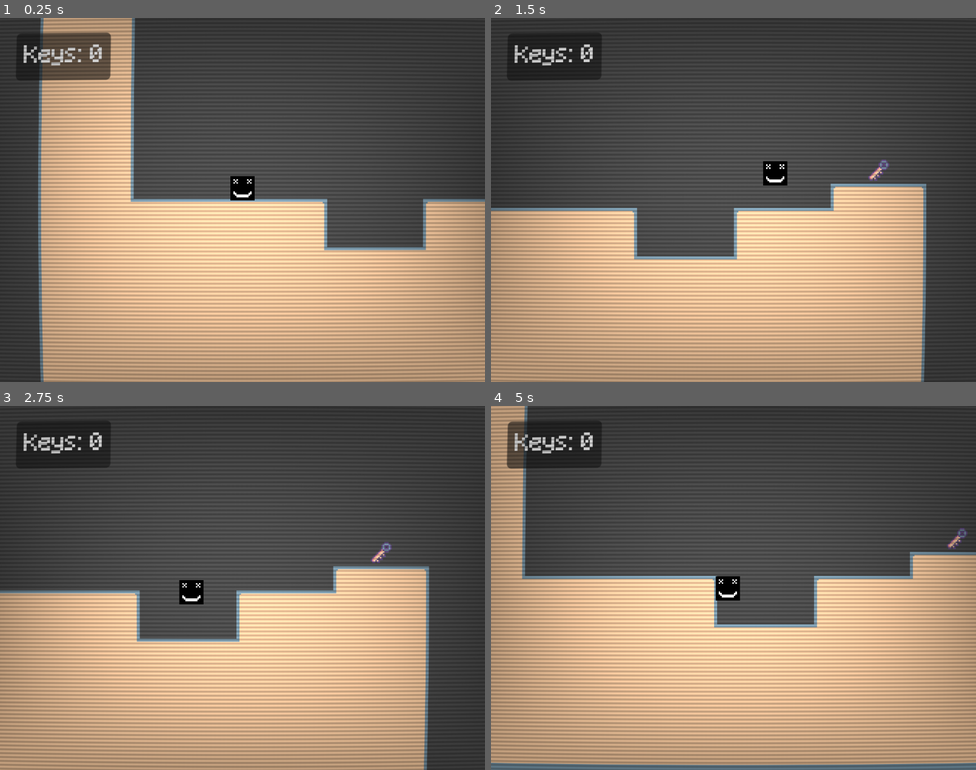
Above: before the commit, frames 1-4 (two rows, left to right).
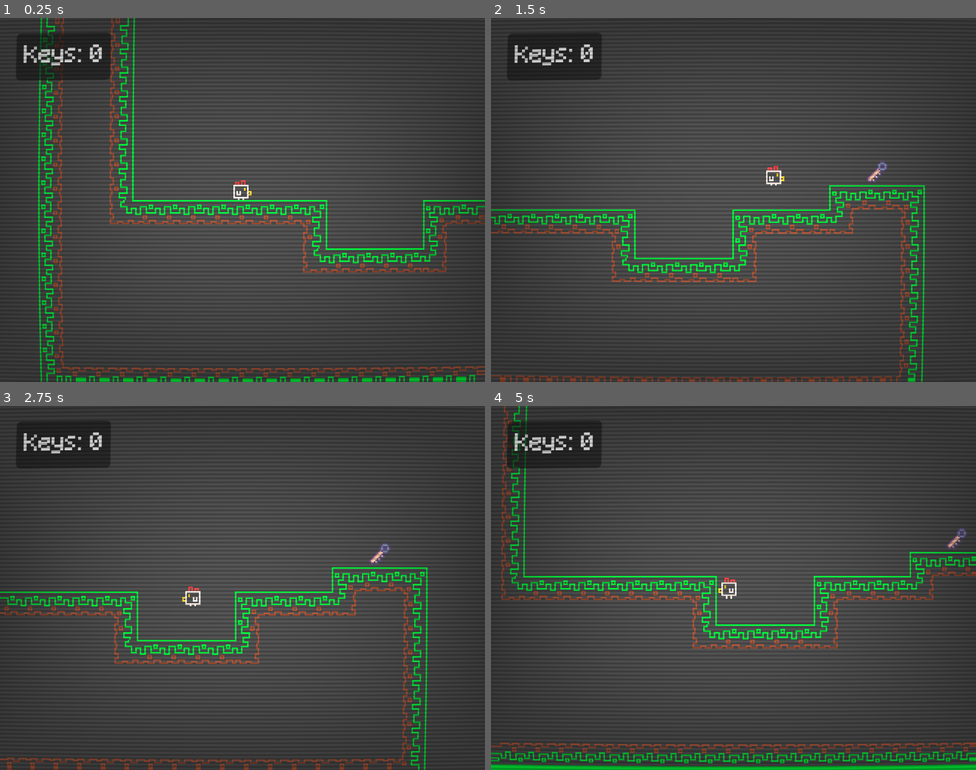
Above: after the commit, the same moments.

Repository: AashaStudios/DoodlyGameJam1
Game: Godot game, scene res://scenes/game.tscn
The game is run twice, just before and just after one commit, with the same random seed, the same clock (stepped at 60 frames per second) and the same inputs.
Inputs:
- Up to frame 1 (0.25 s): no input
- Up to frame 2 (1.5 s): hold Right (right) from 0.53 s (still down); tap Space (jump) at 0.6, 0.77, 1.07 s; tap Z (interact) at 1.35 s
- Up to frame 3 (2.75 s): tap Space (jump) at 1.52, 1.55, 1.82, 2.1 s; release Right (right) at 2.03 s; hold Left (left) from 2.03 s (still down)
- Up to frame 4 (5 s): release Left (left) at 2.78 s; hold Right (right) 2.78-4.28 s; tap Z (interact) at 2.85, 4.35 s; tap Space (jump) at 3.02, 3.05, 3.32, 3.6, 3.77, 4.07, 4.52, 4.55, 4.82 s; hold Left (left) from 4.28 s (still down)

The runs differ from the first frame. In frame 1, 54% of the frame differs, in the area x 7-100%, y 0-100%; in frame 2, 42%; in frame 3, 43%; in frame 4, 55%, in the area x 0-100%, y 0-100%.

Commit message:
Reworking on Textures

Diff:
--- a/misc/screen_effect.gdshader
+++ b/misc/screen_effect.gdshader
@@ -4,10 +4,10 @@
 uniform vec2 resolution = vec2(320.0, 180.0);
 
 uniform float scan_line_amount : hint_range(0.0, 1.0) = 0.5;
-uniform float warp_amount : hint_range(0.0, 1.0) = 0.05;
-uniform float vignette_amount : hint_range(0.0, 1.0) = 0.5;
+uniform float warp_amount : hint_range(0.0, 1.0) = 0.3;
+uniform float vignette_amount : hint_range(0.0, 1.0) = 0.7;
 uniform float vignette_intensity : hint_range(0.0, 1.0) = 0.3;
-uniform float grille_amount : hint_range(0.0, 1.0) = 0.05;
+uniform float grille_amount : hint_range(0.0, 1.0) = 0.1;
 uniform float brightness_boost : hint_range(1.0, 2.0) = 1.2;
 
 void fragment() {
--- a/scenes/game.tscn
+++ b/scenes/game.tscn
@@ -9,8 +9,8 @@
 [ext_resource type="PackedScene" uid="uid://42otgsm0wb1" path="res://scenes/key.tscn" id="7_u5sy4"]
 [ext_resource type="PackedScene" uid="uid://cwlllvffi8pyp" path="res://scenes/gate.tscn" id="8_gee14"]
 [ext_resource type="PackedScene" uid="uid://dvp6228m821h1" path="res://scenes/level_transition.tscn" id="10_vtaks"]
+[ext_resource type="PackedScene" uid="uid://bhtk04vniofgm" path="res://scenes/screen_effect.tscn" id="11_kvpfn"]
 [ext_resource type="PackedScene" uid="uid://b2b60qxnmke04" path="res://scenes/hud.tscn" id="12_dinhu"]
-[ext_resource type="Shader" uid="uid://cik2s3qn4pkmu" path="res://misc/screen_effect.gdshader" id="12_kvuet"]
 
 [sub_resource type="WorldBoundaryShape2D" id="WorldBoundaryShape2D_iywne"]
 
@@ -51,16 +51,6 @@
 &"RESET": SubResource("Animation_p57ef"),
 &"move": SubResource("Animation_u5sy4")
 }
-
-[sub_resource type="ShaderMaterial" id="ShaderMaterial_trtic"]
-shader = ExtResource("12_kvuet")
-shader_parameter/resolution = Vector2(320, 180)
-shader_parameter/scan_line_amount = 0.5
-shader_parameter/warp_amount = 0.05
-shader_parameter/vignette_amount = 0.5
-shader_parameter/vignette_intensity = 0.3
-shader_parameter/grille_amount = 0.05
-shader_parameter/brightness_boost = 1.2
 
 [node name="Game" type="Node2D" unique_id=1674291021]
 
@@ -190,11 +180,4 @@
 
 [node name="HUD" parent="UI" unique_id=448685970 instance=ExtResource("12_dinhu")]
 
-[node name="ColorRect" type="ColorRect" parent="UI" unique_id=2094646883]
-material = SubResource("ShaderMaterial_trtic")
-anchors_preset = 15
-anchor_right = 1.0
-anchor_bottom = 1.0
-grow_horizontal = 2
-grow_vertical = 2
-mouse_filter = 2
+[node name="ScreenEffect" parent="UI" unique_id=2033616894 instance=ExtResource("11_kvpfn")]
--- a/scenes/player.gd
+++ b/scenes/player.gd
@@ -8,7 +8,7 @@
 
 var coyote_time_activated: bool = false
 
-@onready var sprite: Sprite2D = $Sprite2D
+@onready var sprite: AnimatedSprite2D = $AnimatedSprite2D
 @onready var jump_buffer_timer: Timer = $Timer/JumpBufferTimer
 @onready var coyote_timer: Timer = $Timer/CoyoteTimer
 
--- a/scenes/player.tscn
+++ b/scenes/player.tscn
@@ -1,21 +1,90 @@
 [gd_scene format=3 uid="uid://dm3yrmuptnl6h"]
 
-[ext_resource type="Texture2D" uid="uid://ddhwplfm631t" path="res://assets/player.png" id="1_3vyb7"]
 [ext_resource type="Script" uid="uid://bejjrpw1i3l5y" path="res://scenes/player.gd" id="1_g2els"]
+[ext_resource type="Texture2D" uid="uid://bn8ppqax31qjs" path="res://assets/player_sprite.png" id="2_qhqgy"]
+
+[sub_resource type="AtlasTexture" id="AtlasTexture_dqkch"]
+atlas = ExtResource("2_qhqgy")
+region = Rect2(0, 0, 16, 16)
+
+[sub_resource type="AtlasTexture" id="AtlasTexture_qlg0r"]
+atlas = ExtResource("2_qhqgy")
+region = Rect2(16, 0, 16, 16)
+
+[sub_resource type="AtlasTexture" id="AtlasTexture_qhqgy"]
+atlas = ExtResource("2_qhqgy")
+region = Rect2(16, 16, 16, 16)
+
+[sub_resource type="AtlasTexture" id="AtlasTexture_tuyoq"]
+atlas = ExtResource("2_qhqgy")
+region = Rect2(0, 16, 16, 16)
+
+[sub_resource type="AtlasTexture" id="AtlasTexture_fjrip"]
+atlas = ExtResource("2_qhqgy")
+region = Rect2(16, 16, 16, 16)
+
+[sub_resource type="AtlasTexture" id="AtlasTexture_smehm"]
+atlas = ExtResource("2_qhqgy")
+region = Rect2(32, 16, 16, 16)
+
+[sub_resource type="AtlasTexture" id="AtlasTexture_ur7pv"]
+atlas = ExtResource("2_qhqgy")
+region = Rect2(48, 16, 16, 16)
+
+[sub_resource type="SpriteFrames" id="SpriteFrames_tuyoq"]
+animations = [{
+"frames": [{
+"duration": 1.0,
+"texture": SubResource("AtlasTexture_dqkch")
+}, {
+"duration": 1.0,
+"texture": SubResource("AtlasTexture_qlg0r")
+}],
+"loop": true,
+"name": &"idle",
+"speed": 5.0
+}, {
+"frames": [{
+"duration": 1.0,
+"texture": SubResource("AtlasTexture_qhqgy")
+}],
+"loop": true,
+"name": &"jump",
+"speed": 5.0
+}, {
+"frames": [{
+"duration": 1.0,
+"texture": SubResource("AtlasTexture_tuyoq")
+}, {
+"duration": 1.0,
+"texture": SubResource("AtlasTexture_fjrip")
+}, {
+"duration": 1.0,
+"texture": SubResource("AtlasTexture_smehm")
+}, {
+"duration": 1.0,
+"texture": SubResource("AtlasTexture_ur7pv")
+}],
+"loop": true,
+"name": &"run",
+"speed": 5.0
+}]
 
 [sub_resource type="CircleShape2D" id="CircleShape2D_3vyb7"]
-radius = 7.0
+radius = 6.0
 
 [node name="Player" type="CharacterBody2D" unique_id=112369351]
 collision_layer = 2
 script = ExtResource("1_g2els")
 
-[node name="Sprite2D" type="Sprite2D" parent="." unique_id=2063218741]
+[node name="AnimatedSprite2D" type="AnimatedSprite2D" parent="." unique_id=1071388701]
 position = Vector2(0, -8)
-texture = ExtResource("1_3vyb7")
+sprite_frames = SubResource("SpriteFrames_tuyoq")
+animation = &"idle"
+autoplay = "idle"
 
 [node name="CollisionShape2D" type="CollisionShape2D" parent="." unique_id=1002988508]
-position = Vector2(0, -8)
+position = Vector2(-1, -6)
 shape = SubResource("CircleShape2D_3vyb7")
 
 [node name="Timer" type="Node" parent="." unique_id=583534911]
--- /dev/null
+++ b/scenes/screen_effect.tscn
@@ -0,0 +1,22 @@
+[gd_scene format=3 uid="uid://bhtk04vniofgm"]
+
+[ext_resource type="Shader" uid="uid://cik2s3qn4pkmu" path="res://misc/screen_effect.gdshader" id="1_y61co"]
+
+[sub_resource type="ShaderMaterial" id="ShaderMaterial_trtic"]
+shader = ExtResource("1_y61co")
+shader_parameter/resolution = Vector2(320, 180)
+shader_parameter/scan_line_amount = 0.5
+shader_parameter/warp_amount = 0.05
+shader_parameter/vignette_amount = 0.5
+shader_parameter/vignette_intensity = 0.3
+shader_parameter/grille_amount = 0.05
+shader_parameter/brightness_boost = 1.2
+
+[node name="ScreenEffect" type="ColorRect" unique_id=2033616894]
+material = SubResource("ShaderMaterial_trtic")
+anchors_preset = 15
+anchor_right = 1.0
+anchor_bottom = 1.0
+grow_horizontal = 2
+grow_vertical = 2
+mouse_filter = 2
--- a/scenes/spike.tscn
+++ b/scenes/spike.tscn
@@ -11,4 +11,4 @@
 [node name="Killzone" parent="." unique_id=247628752 instance=ExtResource("2_d2mqm")]
 
 [node name="CollisionPolygon2D" type="CollisionPolygon2D" parent="Killzone" unique_id=862800897]
-polygon = PackedVector2Array(-8, 8, 8, 8, 5, -6, -5, -6)
+polygon = PackedVector2Array(-7, 8, 6, 8, 5, -1, -6, -1)
--- a/scenes/tileset.tres
+++ b/scenes/tileset.tres
@@ -1,6 +1,7 @@
 [gd_resource type="TileSet" format=3 uid="uid://cqfbbr1ip4y1q"]
 
 [ext_resource type="Texture2D" uid="uid://ckvk8sl22lncu" path="res://assets/tileset.png" id="1_8ftsr"]
+[ext_resource type="Texture2D" uid="uid://33q2ga81abwq" path="res://assets/Environment.png" id="2_glnwb"]
 
 [sub_resource type="TileSetAtlasSource" id="TileSetAtlasSource_lnu2h"]
 texture = ExtResource("1_8ftsr")
@@ -381,9 +382,89 @@
 6:6/0/terrains_peering_bit/left_side = 0
 6:6/0/terrains_peering_bit/top_side = 0
 
+[sub_resource type="TileSetAtlasSource" id="TileSetAtlasSource_ge83f"]
+texture = ExtResource("2_glnwb")
+5:0/0 = 0
+5:1/0 = 0
+5:2/0 = 0
+5:3/0 = 0
+5:4/0 = 0
+6:0/0 = 0
+6:1/0 = 0
+6:2/0 = 0
+6:3/0 = 0
+6:4/0 = 0
+7:0/0 = 0
+7:1/0 = 0
+7:2/0 = 0
+7:3/0 = 0
+7:4/0 = 0
+8:0/0 = 0
+8:1/0 = 0
+8:2/0 = 0
+8:3/0 = 0
+8:4/0 = 0
+9:0/0 = 0
+9:1/0 = 0
+9:2/0 = 0
+9:3/0 = 0
+9:4/0 = 0
+10:0/0 = 0
+10:1/0 = 0
+10:2/0 = 0
+10:3/0 = 0
+10:4/0 = 0
+11:0/0 = 0
+11:1/0 = 0
+11:2/0 = 0
+11:3/0 = 0
+11:4/0 = 0
+12:0/0 = 0
+12:1/0 = 0
+12:2/0 = 0
+12:3/0 = 0
+12:4/0 = 0
+13:0/0 = 0
+13:1/0 = 0
+13:2/0 = 0
+13:3/0 = 0
+13:4/0 = 0
+14:0/0 = 0
+14:1/0 = 0
+14:2/0 = 0
+14:3/0 = 0
+14:4/0 = 0
+4:0/0 = 0
+3:1/0 = 0
+0:0/0 = 0
+0:1/0 = 0
+0:2/0 = 0
+0:3/0 = 0
+0:4/0 = 0
+0:5/0 = 0
+0:6/0 = 0
+0:7/0 = 0
+0:8/0 = 0
+0:9/0 = 0
+0:10/0 = 0
+0:11/0 = 0
+0:12/0 = 0
+0:13/0 = 0
+0:14/0 = 0
+0:15/0 = 0
+0:16/0 = 0
+0:17/0 = 0
+0:18/0 = 0
+0:19/0 = 0
+0:20/0 = 0
+0:21/0 = 0
+0:22/0 = 0
+0:23/0 = 0
+
 [resource]
 physics_layer_0/collision_layer = 1
 terrain_set_0/mode = 0
 terrain_set_0/terrain_0/name = "AutoTile"
 terrain_set_0/terrain_0/color = Color(0.99999994, 0.22839913, 0.26805255, 1)
 sources/0 = SubResource("TileSetAtlasSource_lnu2h")
+sources/1 = SubResource("TileSetAtlasSource_ge83f")
Binary file added: assets/Environment.png
Not shown, added: assets/Environment.png.import
Binary file added: assets/player_sprite.png
Not shown, added: assets/player_sprite.png.import
Binary file added: assets/snake_sprite.png
Binary file changed: assets/spike.png
Binary file changed: assets/tileset.png
